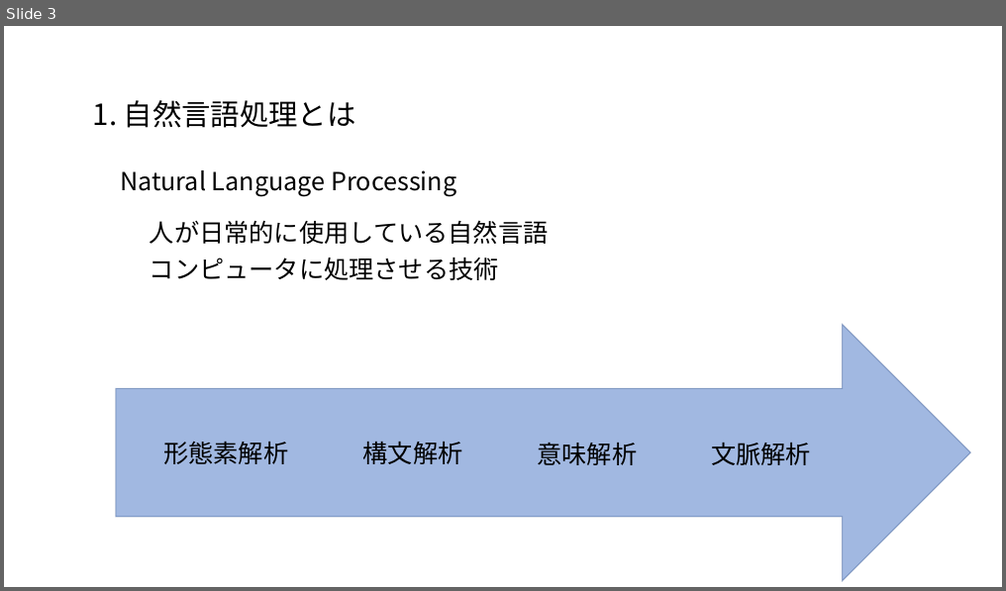
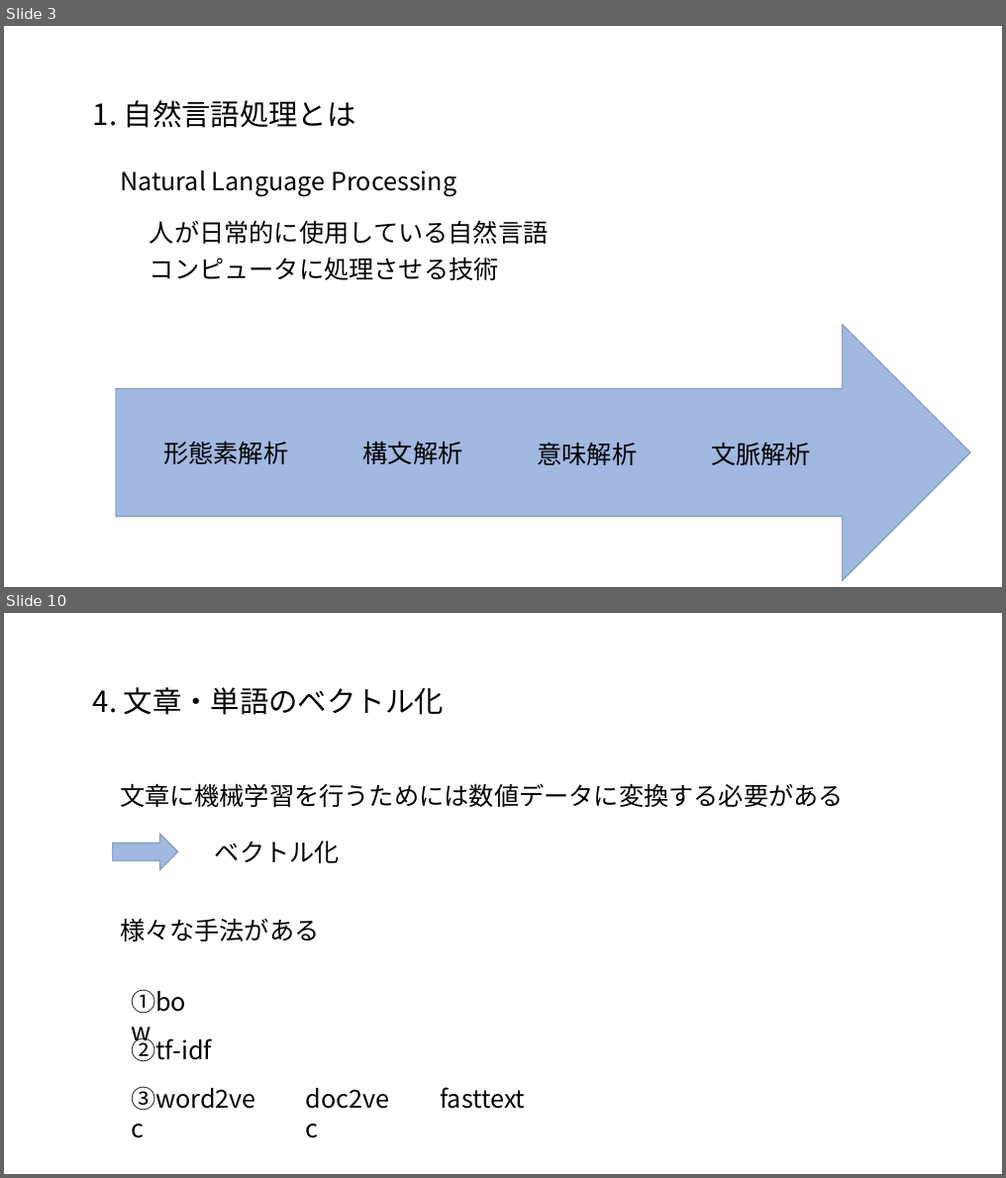
Before and after one commit to satetsu007/NLP_test, a slide deck: doc/NLP.pptx. Shown one above the other, each under a label of ours: slide 3 before the commit, slides 3 and 10 after it; the slides between them are not shown. The pictures are 1006x591 and 1006x1178 pixels, drawn with LibreOffice and Linux fonts; fonts in the diff are those of the drawing. Boxes give left, top, right and bottom in pixels: in the first picture for what was removed or moved away, otherwise in the second. Text is boxed around its words. In the diff, an @@ line names an element or a change of style, - is before the commit and + after.

```diff
--- a/doc/NLP.pptx
+++ b/doc/NLP.pptx
@@ slide 10 added at [4,613,1002,1174], background #FFFFFF @@
@@ text added at [93,687,444,715], 28 pt, text #000000 @@
+4. 文章・単語のベクトル化
@@ text added at [120,783,844,807], 24 pt, text #000000 @@
+文章に機械学習を行うためには数値データに変換する必要がある
@@ right arrow added at [113,834,178,870], fill #4472C4 at 50% opacity, outline #325491 1 pt @@
@@ text added at [215,841,340,863], 24 pt, text #000000 @@
+ベクトル化
@@ text added at [120,918,320,942], 24 pt, text #000000 @@
+様々な手法がある
@@ text added at [124,983,212,1020], 24 pt, text #000000 @@
+①bow
@@ text added at [131,1034,212,1061], 24 pt, text #000000 @@
+②tf-idf
@@ text added at [124,1080,275,1118], 24 pt, text #000000 @@
+③word2vec
@@ text added at [298,1080,408,1118], 24 pt, text #000000 @@
+doc2vec
@@ text added at [440,1087,525,1109], 24 pt, text #000000 @@
+fasttext
```
Also in this commit, not shown: 2 slides changed, 8 other slides added, 1 other file.
